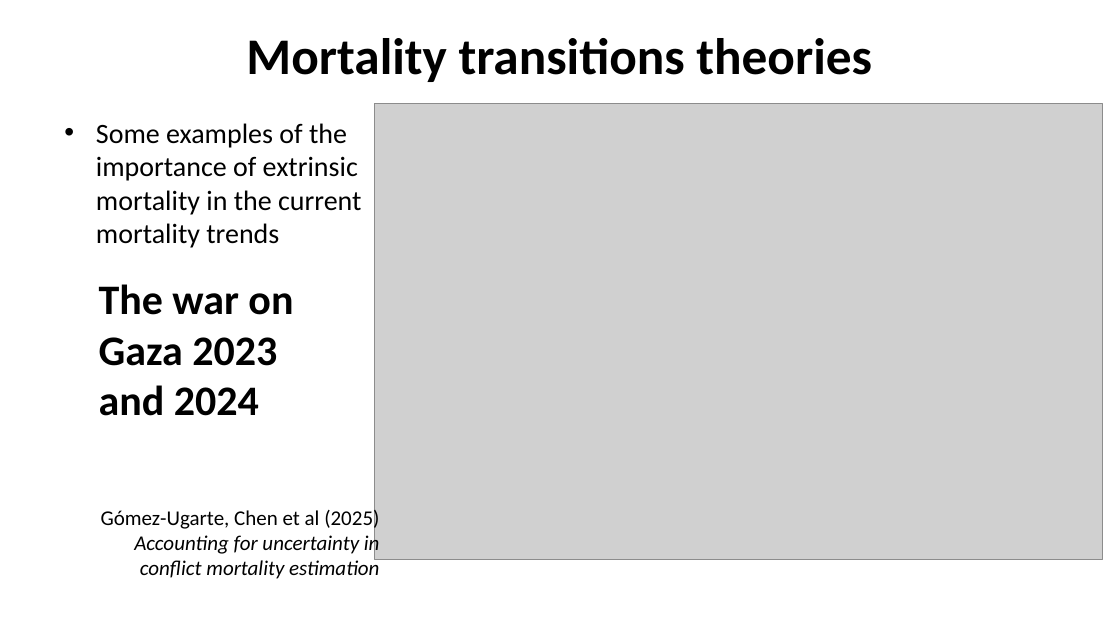
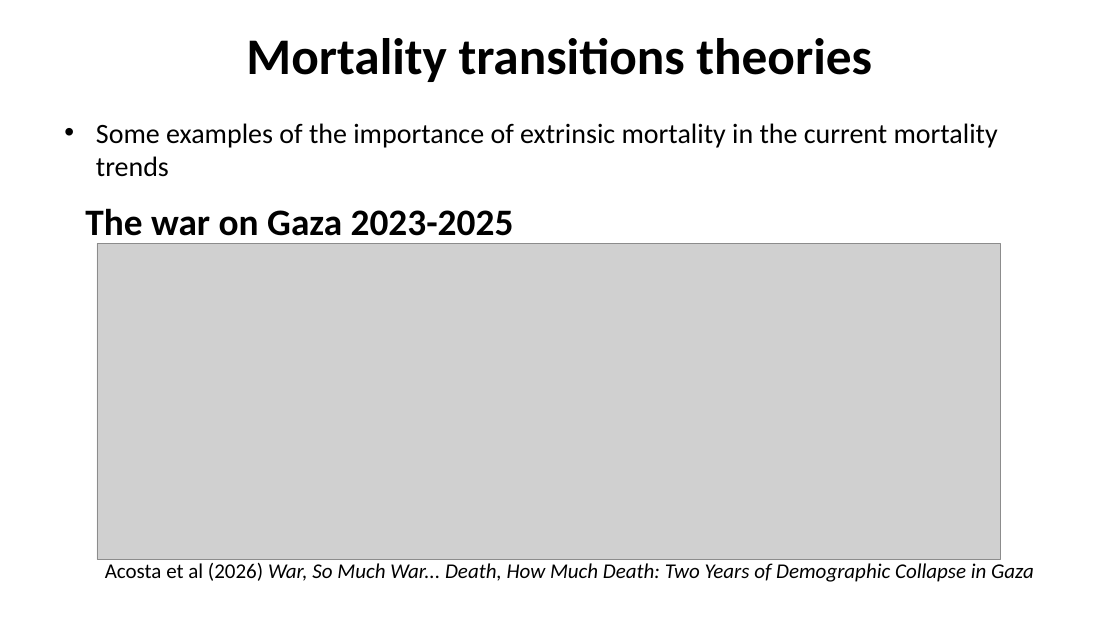
Before and after one commit to kikeacosta/edsd26_apc, a slide deck: slide 43 of slides/01_mortality_trends.pptx (slide 44 before the commit). Drawn at 1120x630 pixels with LibreOffice and Linux fonts; fonts in the diff are those of the drawing; grey boxes stand for pictures. Boxes give left, top, right and bottom in pixels: in the first picture for what was removed or moved away, otherwise in the second. Text is boxed around its words. In the diff, an @@ line names an element or a change of style, - is before the commit and + after.

```diff
--- a/slides/01_mortality_trends.pptx
+++ b/slides/01_mortality_trends.pptx
@@ text "Some examples of the importance ..." rewrapped from (96,123,361,248) to (96,123,998,177) @@
@@ picture removed at (375,103,1103,560) @@
@@ text at (85,208,514,244): text changed; size 36 to 32 pt @@
-The war on Gaza 2023 and 2024
+The war on Gaza 2023-2025
@@ picture added at (97,244,1000,560) @@
@@ text at (105,563,1034,582): text changed @@
-Gómez-Ugarte, Chen et al (2025) Accounting for uncertainty in conflict mortality estimation
+Acosta et al (2026) War, So Much War... Death, How Much Death: Two Years of Demographic Collapse in Gaza
```
Also in this commit, not shown: 12 other slides changed, 1 slide added, 1 slide removed, 2 other files.
